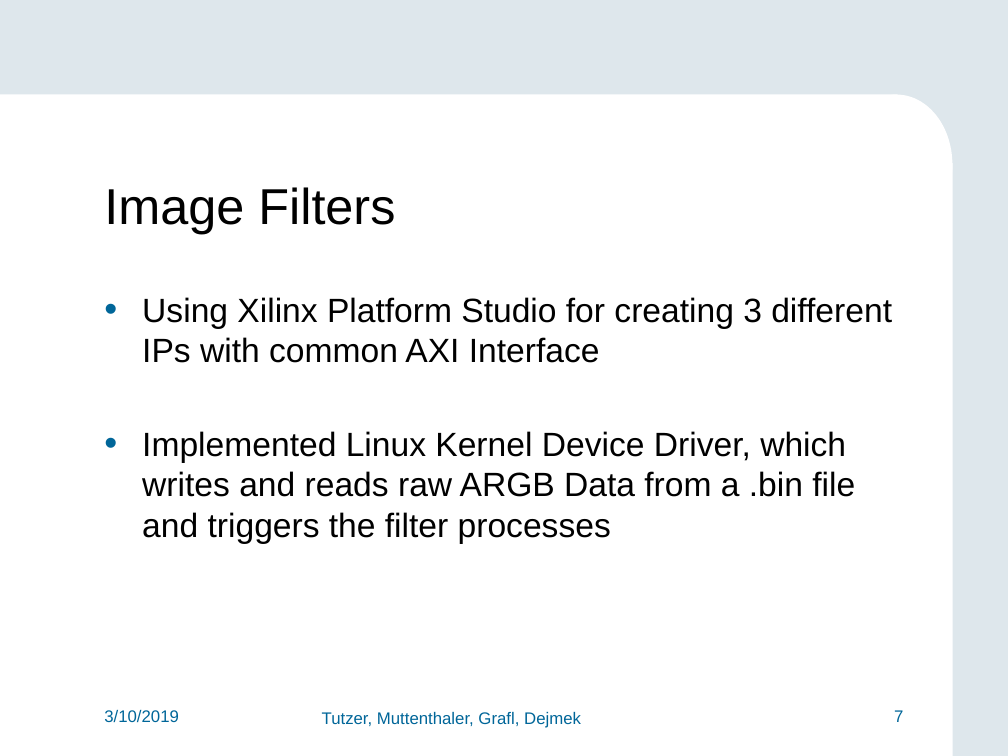
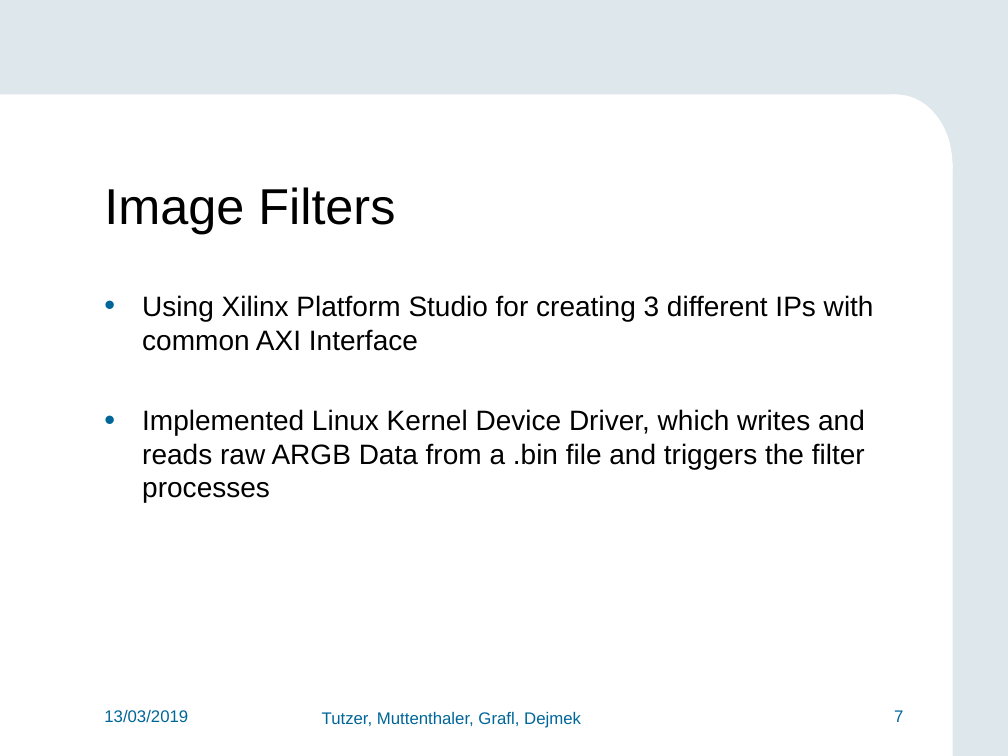
Before and after one commit to FlorianMuttenthaler/SocLabPartialReconfigIot, a slide deck: slide 7 of report/Final_presentation.pptx. Drawn at 1008x756 pixels with LibreOffice and Linux fonts; fonts in the diff are those of the drawing; background and template pictures are left out. Boxes give left, top, right and bottom in pixels: in the first picture for what was removed or moved away, otherwise in the second. Text is boxed around its words. In the diff, an @@ line names an element or a change of style, - is before the commit and + after.

```diff
--- a/report/Final_presentation.pptx
+++ b/report/Final_presentation.pptx
@@ text "Using Xilinx Platform Studio for ..." at (142,295,874,503): size 24 to 20 pt @@
@@ text at (104,710,188,723): text changed @@
-3/10/2019
+13/03/2019
```
Also in this commit, not shown: 16 other slides changed, 7 slides added, 3 slides removed, 1 other file.
